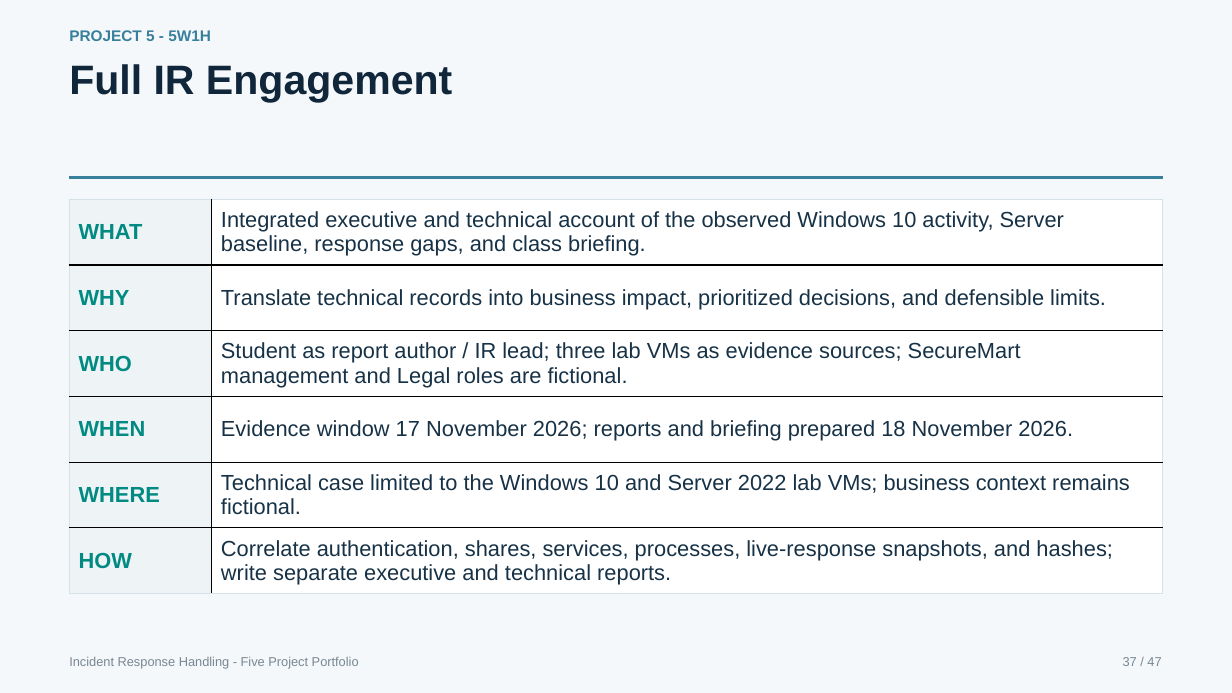
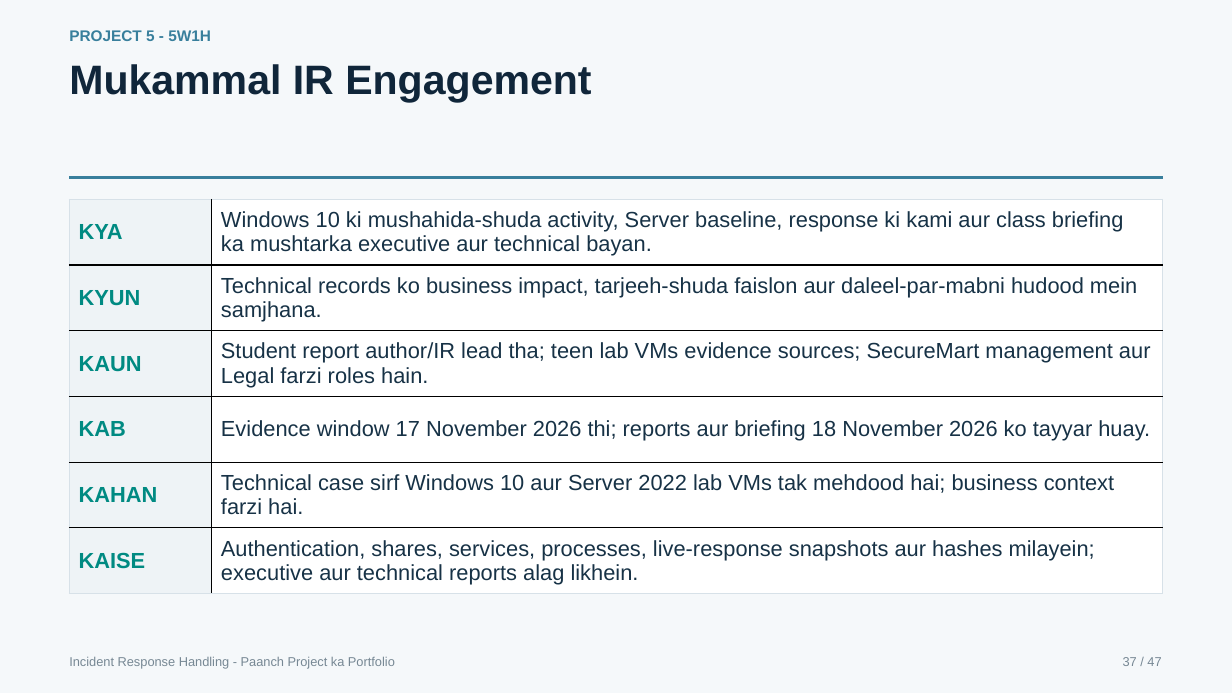
Before and after one commit to CyberBoy50/Cyber-Project-IR-Portfolio, a slide deck: slide 37 of presentation/Cyber_Project_Complete_IR_Training_Briefing.pptx. Drawn at 1232x693 pixels with LibreOffice and Linux fonts; fonts in the diff are those of the drawing. Boxes give left, top, right and bottom in pixels: in the first picture for what was removed or moved away, otherwise in the second. Text is boxed around its words. In the diff, an @@ line names an element or a change of style, - is before the commit and + after.

```diff
--- a/presentation/Cyber_Project_Complete_IR_Training_Briefing.pptx
+++ b/presentation/Cyber_Project_Complete_IR_Training_Briefing.pptx
@@ text at [69,64,591,103]: text changed @@
-Full IR Engagement
+Mukammal IR Engagement
@@ table at [69,200,1163,598] @@
-row 1, column 1: WHAT
+row 1, column 1: KYA
-row 1, column 2: Integrated executive and technical account of the observed Windows 10 activity, Server baseline, response gaps, and class briefing.
+row 1, column 2: Windows 10 ki mushahida-shuda activity, Server baseline, response ki kami aur class briefing ka mushtarka executive aur technical bayan.
-row 2, column 1: WHY
+row 2, column 1: KYUN
-row 2, column 2: Translate technical records into business impact, prioritized decisions, and defensible limits.
+row 2, column 2: Technical records ko business impact, tarjeeh-shuda faislon aur daleel-par-mabni hudood mein samjhana.
-row 3, column 1: WHO
+row 3, column 1: KAUN
-row 3, column 2: Student as report author / IR lead; three lab VMs as evidence sources; SecureMart management and Legal roles are fictional.
+row 3, column 2: Student report author/IR lead tha; teen lab VMs evidence sources; SecureMart management aur Legal farzi roles hain.
-row 4, column 1: WHEN
+row 4, column 1: KAB
-row 4, column 2: Evidence window 17 November 2026; reports and briefing prepared 18 November 2026.
+row 4, column 2: Evidence window 17 November 2026 thi; reports aur briefing 18 November 2026 ko tayyar huay.
-row 5, column 1: WHERE
+row 5, column 1: KAHAN
-row 5, column 2: Technical case limited to the Windows 10 and Server 2022 lab VMs; business context remains fictional.
+row 5, column 2: Technical case sirf Windows 10 aur Server 2022 lab VMs tak mehdood hai; business context farzi hai.
-row 6, column 1: HOW
+row 6, column 1: KAISE
-row 6, column 2: Correlate authentication, shares, services, processes, live-response snapshots, and hashes; write separate executive and technical reports.
+row 6, column 2: Authentication, shares, services, processes, live-response snapshots aur hashes milayein; executive aur technical reports alag likhein.
@@ text at [69,657,395,669]: text changed @@
-Incident Response Handling - Five Project Portfolio
+Incident Response Handling - Paanch Project ka Portfolio
```
Also in this commit, not shown: 46 other slides changed, 1 other file.
